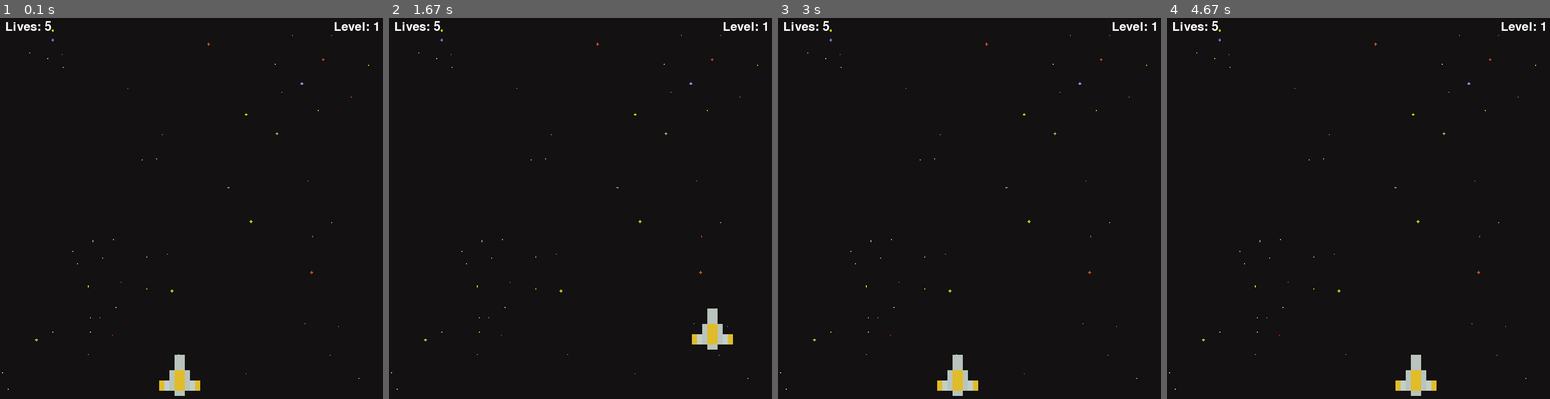
Above: before the commit, frames 1-4 (left to right).
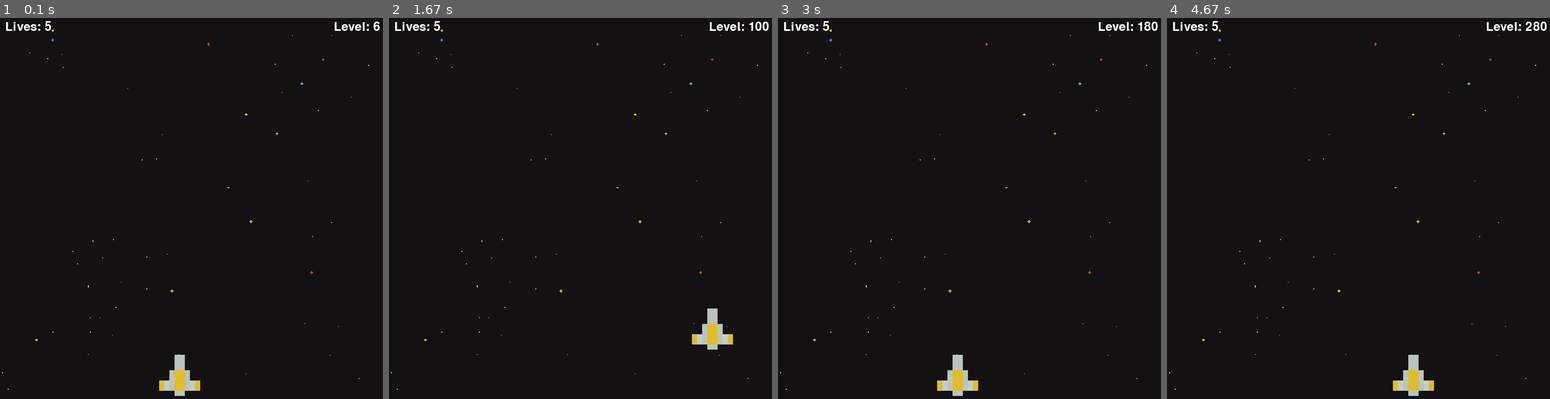
Above: after the commit, the same moments.

Repository: BrightBulb123/PygameTechWithTimTutorial
Game: pygame game, started from main.py
Two runs of this game, one before a commit and one after it. Both use one fixed random seed, a clock stepped at 60 frames per second and the inputs below.
Inputs:
- Up to frame 1 (0.1 s): no input
- Up to frame 2 (1.67 s): hold Right 0.33-0.8 s; hold Up 0.83-1.13 s; hold Right 1.17-1.63 s
- Up to frame 3 (3 s): hold Left 1.67-2.2 s; hold Down 2.23-2.53 s; hold Left 2.57-2.97 s
- Up to frame 4 (4.67 s): hold Up 3-3.37 s; hold Right 3.4-4.03 s; hold Down 4.07-4.43 s; hold Left from 4.47 s (still down)

The runs differ from the first frame. In frame 1, less than 0.1% of the frame differs, in the area x 97-100%, y 0-4%; in frame 2, 0.2%; in frame 3, 0.2%; in frame 4, 0.5%, in the area x 58-100%, y 0-100%.

Commit message:
Added enemies (Non-Functioning)

Diff:
--- a/main.py
+++ b/main.py
@@ -88,12 +88,32 @@
         self.max_health = 100
 
 
+class Enemy(Ship):
+    COLOUR_MAP = {
+        "red": (RED_SPACE_SHIP, RED_LASER),
+        "green": (GREEN_SPACE_SHIP, GREEN_LASER),
+        "blue": (BLUE_SPACE_SHIP, BLUE_LASER)
+        }
+
+    def __init__(self, x, y, colour, health=100) -> None:
+        super().__init__(x, y, health)
+        self.ship_img, self.laser_img = self.COLOUR_MAP[colour]
+        self.mask = pygame.mask.from_surface(self.ship_img)
+
+    def move(self, vel):
+        self.y -= vel
+
+
 def main():
     running = True
     FPS = REFRESH_RATE
     level = 1
     lives = 5
     main_font = pygame.font.SysFont("Fira Code Retina", (35))
+
+    enemies = []
+    wave_length = 5
+    enemy_vel = 1
 
     player_vel = 5
 
@@ -110,6 +130,9 @@
         WIN.blit(lives_label, (10, 10))
         WIN.blit(level_label, ((WIDTH-(level_label.get_width()))-10, 10))
 
+        for enemy in enemies:
+            enemy.draw(WIN)
+
         player.draw(WIN)
 
         pygame.display.update()
@@ -117,7 +140,12 @@
 
     while running:
         clock.tick(FPS)
-        redraw_window()
+
+        if len(enemies) == 0:
+            level += 1
+            wave_length += 5
+            for _ in range(wave_length):
+                pass
 
         for event in pygame.event.get():
             if event.type == pygame.QUIT:
@@ -133,6 +161,8 @@
         if (keys[pygame.K_DOWN] or keys[pygame.K_s]) and (((player.y + player_vel) + player.get_height()) < HEIGHT):  # Down
             player.y += player_vel
 
+        redraw_window()
+
 
 if __name__ == "__main__":
     main()
